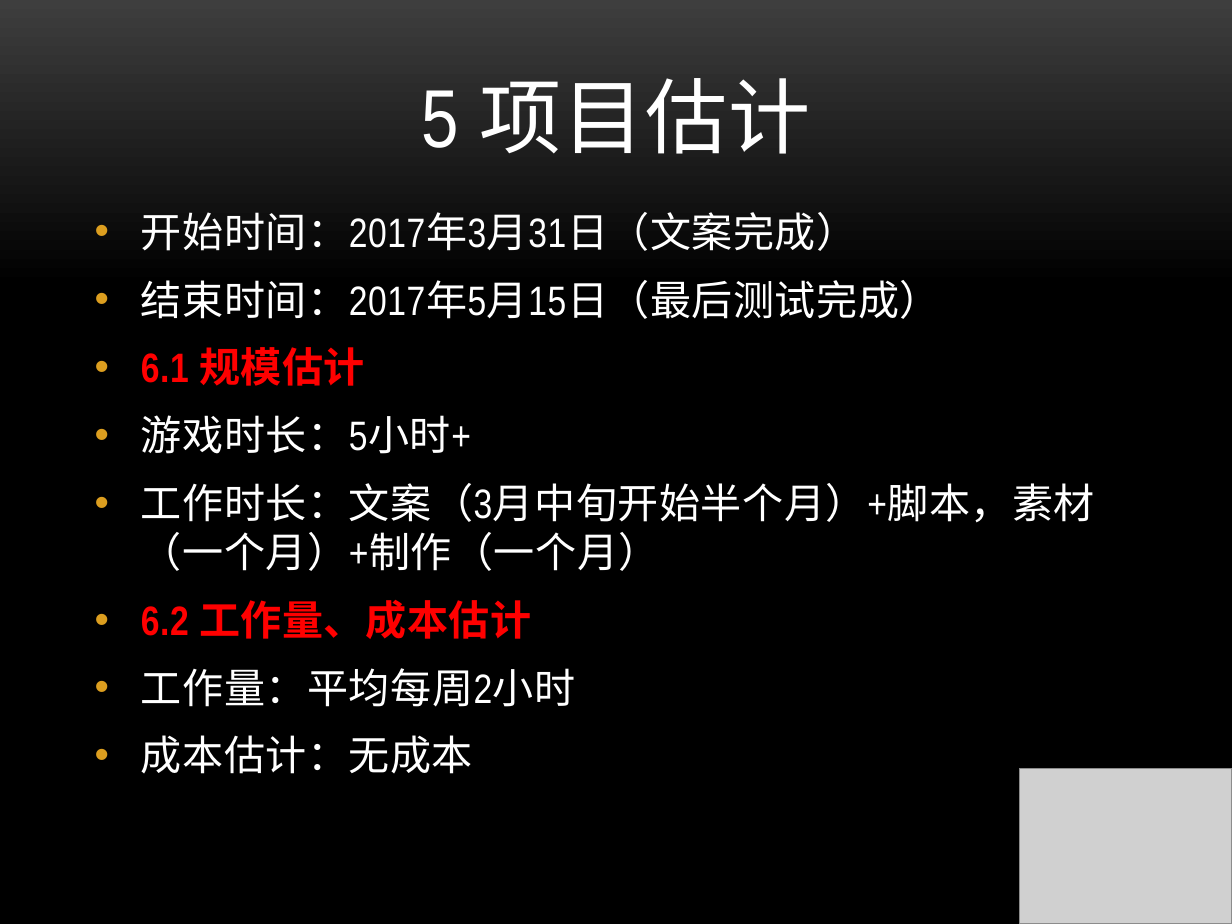
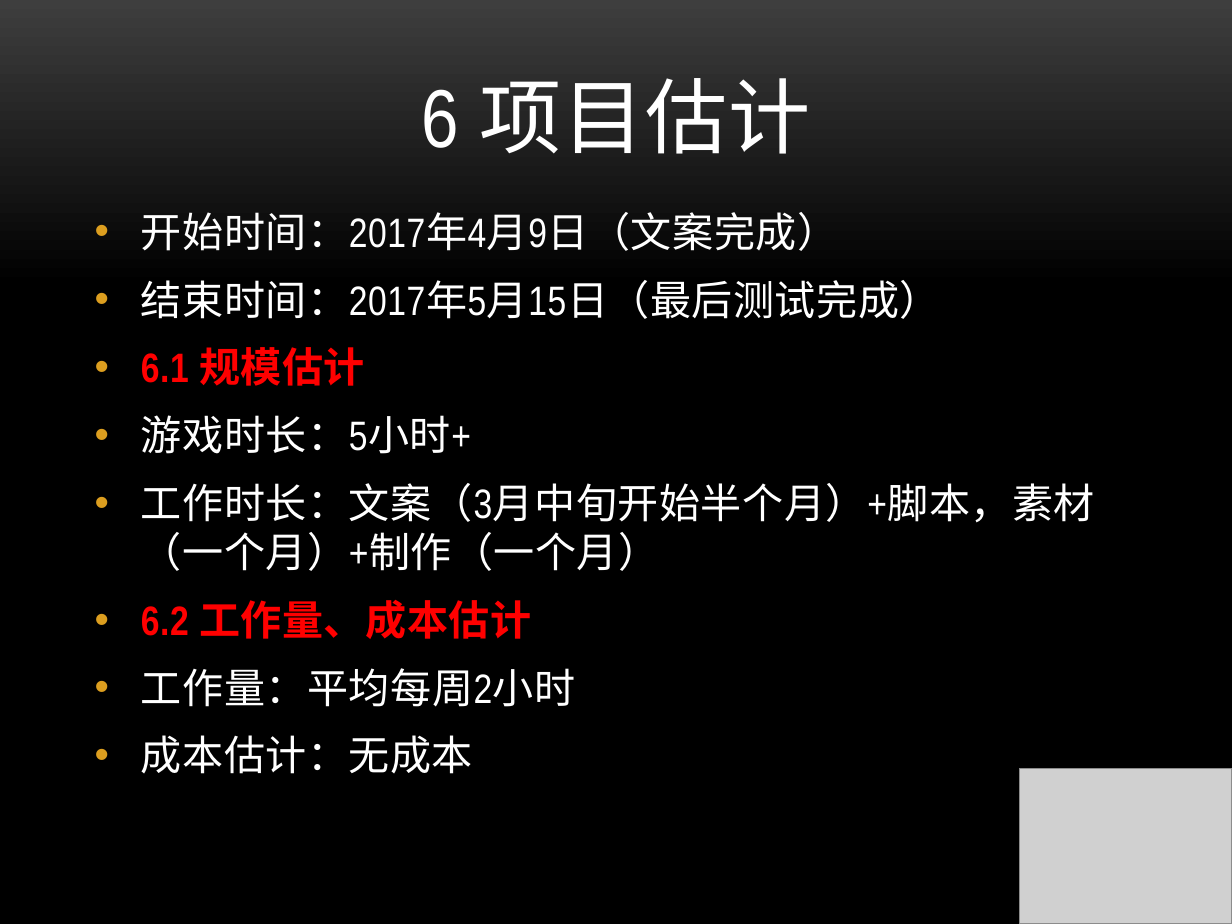
Before and after one commit to ZanebonoAlter/-, a slide deck: slide 16 of 项目计划.pptx (slide 13 before the commit). Drawn at 1232x924 pixels with LibreOffice and Linux fonts; fonts in the diff are those of the drawing; grey boxes stand for pictures; background and template pictures are left out. Boxes give left, top, right and bottom in pixels: in the first picture for what was removed or moved away, otherwise in the second. Text is boxed around its words. In the diff, an @@ line names an element or a change of style, - is before the commit and + after.

```diff
--- a/项目计划.pptx
+++ b/项目计划.pptx
@@ title at [422,78,811,154]: text changed @@
-5 项目估计
+6 项目估计
@@ text at [141,212,838,251]: text changed @@
-• 开始时间：2017年3月31日（文案完成）
+• 开始时间：2017年4月9日（文案完成）
```
Also in this commit, not shown: 11 other slides changed, 4 slides added, 1 slide removed, 6 other files.
